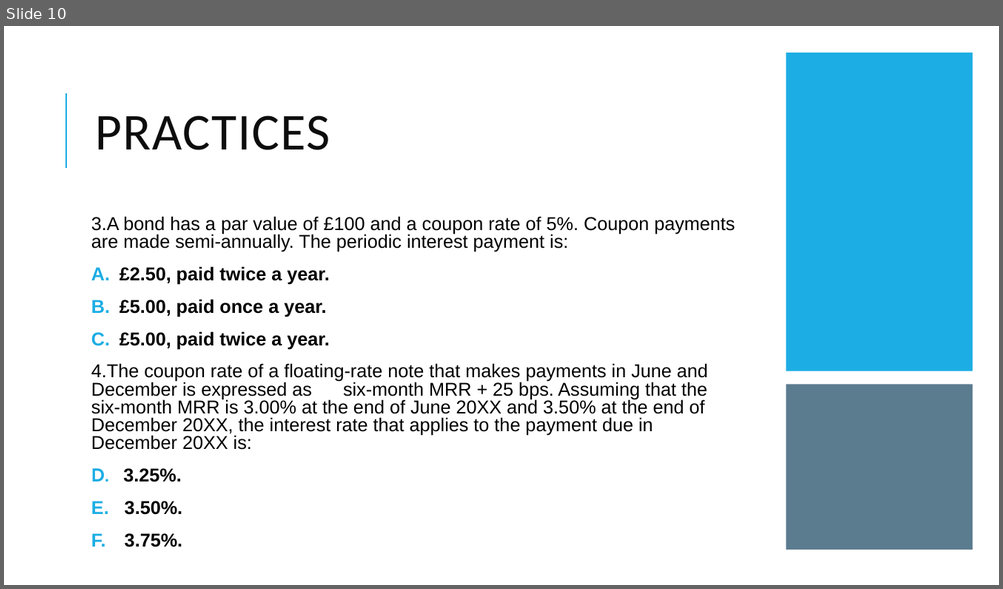
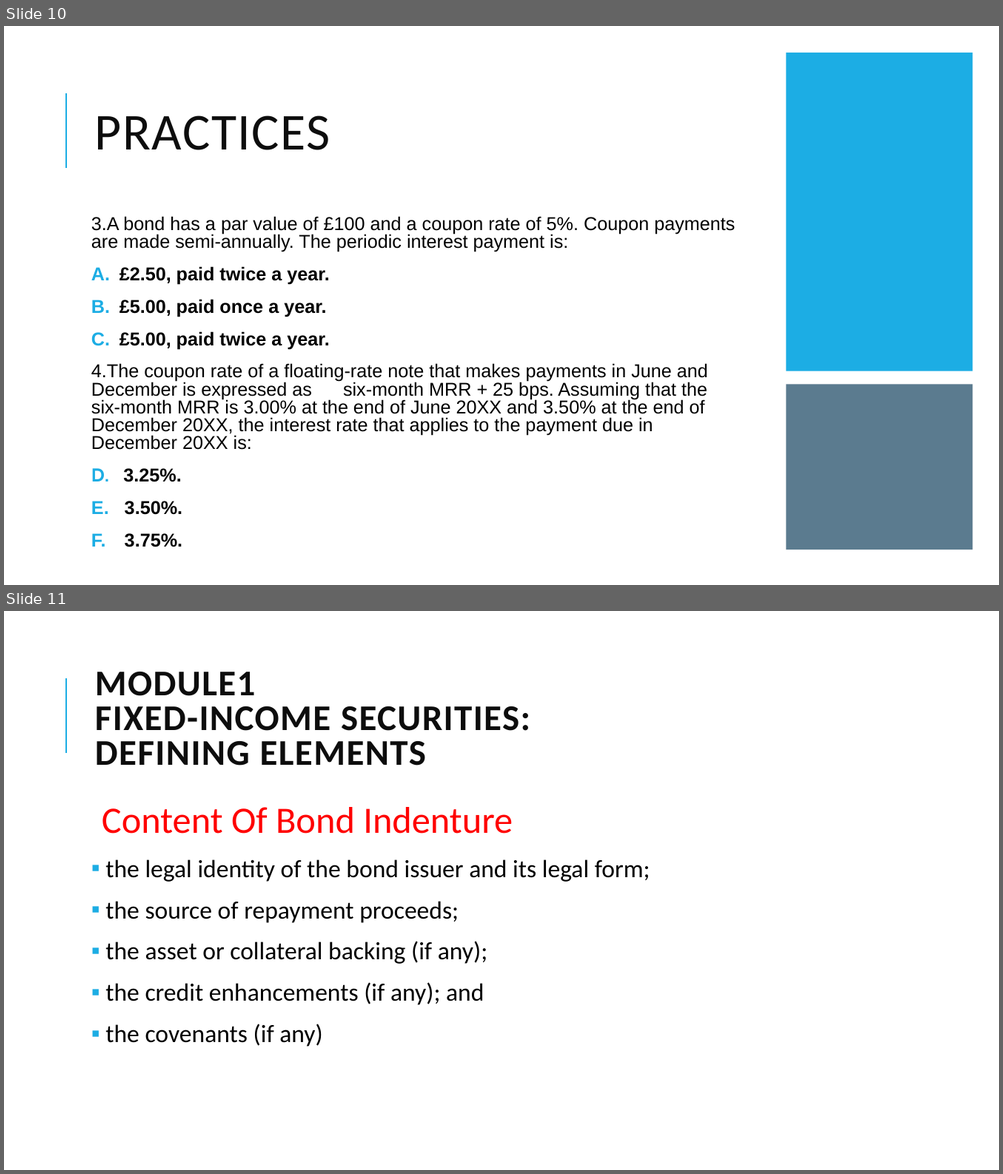
Before and after one commit to Isco0530/data, a slide deck: Fixed Income.pptx. Shown one above the other, each under a label of ours: slide 10 before the commit, slides 10 and 11 after it. The pictures are 1003x589 and 1003x1174 pixels, drawn with LibreOffice and Linux fonts; fonts in the diff are those of the drawing. Boxes give left, top, right and bottom in pixels: in the first picture for what was removed or moved away, otherwise in the second. Text is boxed around its words. In the diff, an @@ line names an element or a change of style, - is before the commit and + after.

```diff
--- a/Fixed Income.pptx
+++ b/Fixed Income.pptx
@@ slide 11 added at (x1=4, y1=611, x2=999, y2=1170), background #FFFFFF; not listed: 1 template element that a slide beside it also shows @@
@@ title added at (x1=95, y1=672, x2=530, y2=766), 35 pt, text #0D0D0D, bold @@
+MODULE1
+FIXED-INCOME SECURITIES:
+DEFINING ELEMENTS
@@ text added at (x1=102, y1=807, x2=650, y2=1047), 24 pt, text #000000 @@
+  Content Of Bond Indenture
+▪ the legal identity of the bond issuer and its legal form;
+▪ the source of repayment proceeds;
+▪ the asset or collateral backing (if any);
+▪ the credit enhancements (if any); and
+▪ the covenants (if any)
```
Also in this commit, not shown: 9 other slides added, 2 slides removed, 1 other file.
